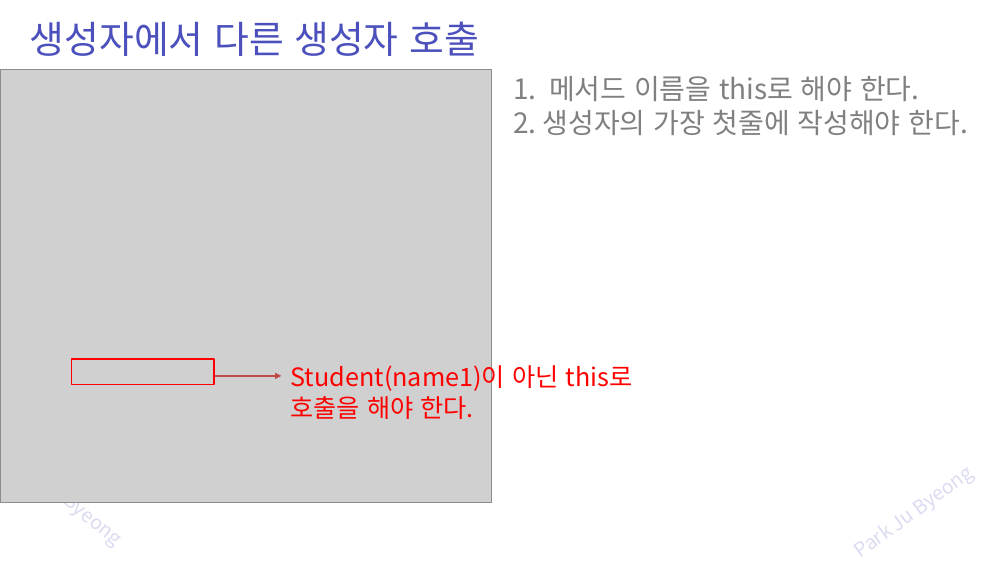
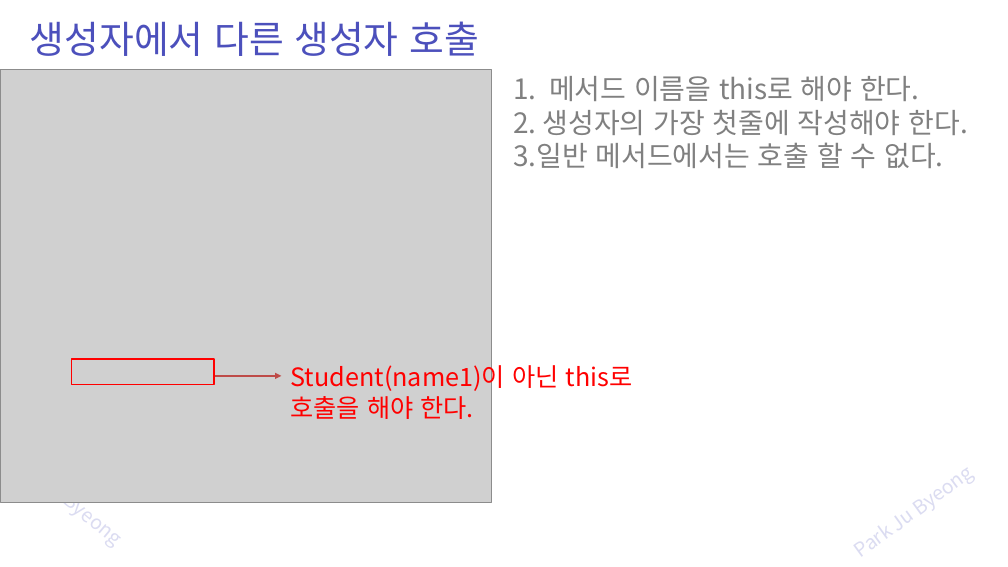
Before and after one commit to zest132/JavaLecture, a slide deck: slide 12 of JavaLecture/LectureFile/java 8강 생성자.pptx. Drawn at 1008x567 pixels with LibreOffice and Linux fonts; fonts in the diff are those of the drawing; grey boxes stand for pictures. Boxes give left, top, right and bottom in pixels: in the first picture for what was removed or moved away, otherwise in the second. Text is boxed around its words. In the diff, an @@ line names an element or a change of style, - is before the commit and + after.

```diff
--- a/JavaLecture/LectureFile/java 8강 생성자.pptx
+++ b/JavaLecture/LectureFile/java 8강 생성자.pptx
@@ text at (x1=513, y1=142, x2=943, y2=168): paragraph added @@
+3.일반 메서드에서는 호출 할 수 없다.
```
Also in this commit, not shown: 4 other slides changed, 7 other files.
